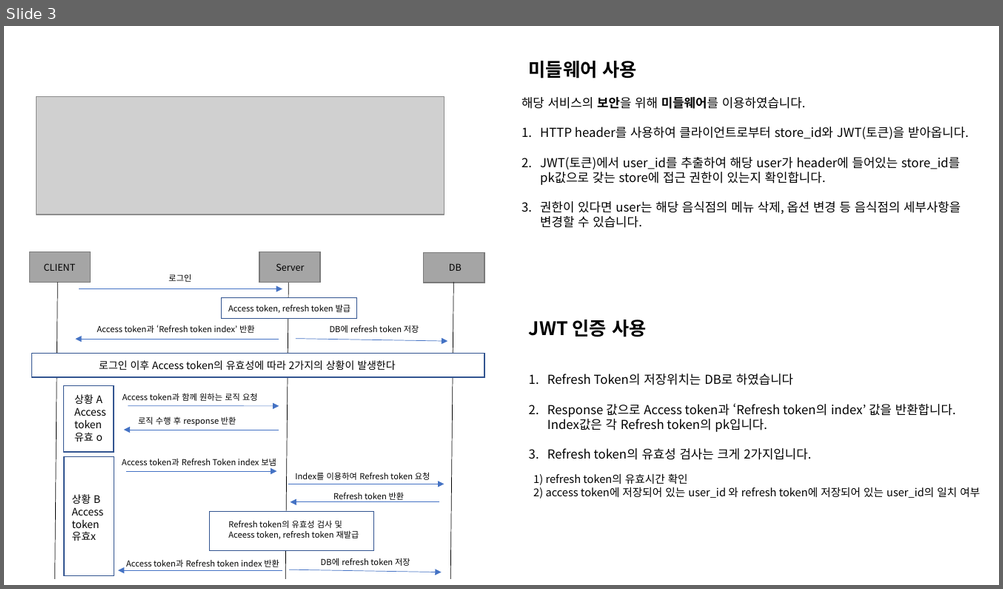
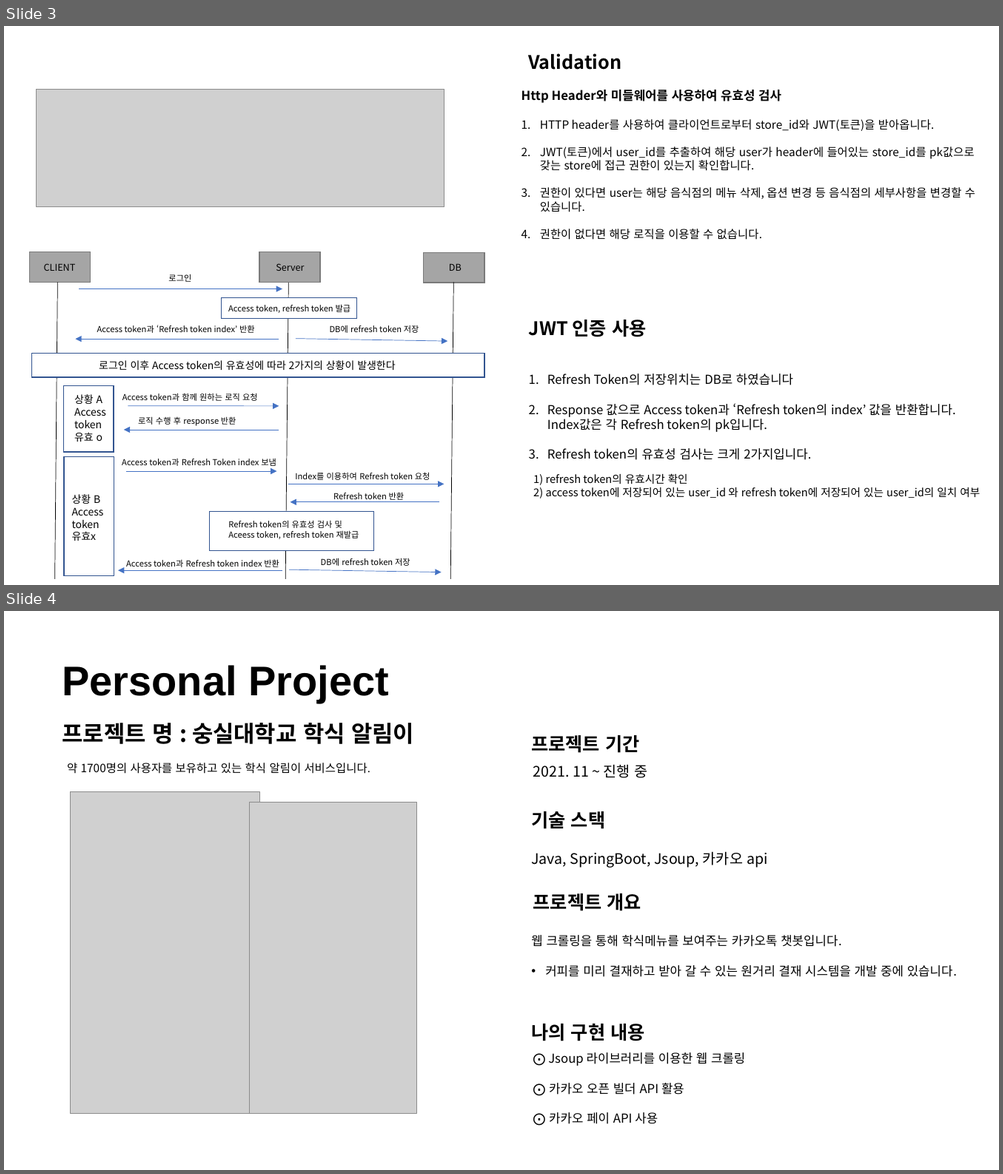
Before and after one commit to ohjinhokor/PortFolio, a slide deck: 오진호 포토폴리오.pptx. Shown one above the other, each under a label of ours: slide 3 before the commit, slides 3 and 4 after it. The pictures are 1003x589 and 1003x1174 pixels, drawn with LibreOffice and Linux fonts; fonts in the diff are those of the drawing; grey boxes stand for pictures; background and template pictures are left out. Boxes give left, top, right and bottom in pixels: in the first picture for what was removed or moved away, otherwise in the second. Text is boxed around its words. In the diff, an @@ line names an element or a change of style, - is before the commit and + after.

Commit message:
카톡 챗봇 포폴에 추가

```diff
--- a/오진호 포토폴리오.pptx
+++ b/오진호 포토폴리오.pptx
@@ slide 4 added at [4, 611, 999, 1170], background #FFFFFF @@
@@ text added at [62, 665, 389, 703], 40 pt, text #000000, bold @@
+Personal Project
@@ text added at [62, 723, 414, 744], 22 pt, text #000000, bold @@
+프로젝트 명 : 숭실대학교 학식 알림이
@@ text added at [531, 735, 639, 753], 18 pt, text #000000, bold @@
+프로젝트 기간
@@ text added at [67, 763, 370, 774], 11 pt, text #000000 @@
+약 1700명의 사용자를 보유하고 있는 학식 알림이 서비스입니다.
@@ text added at [533, 764, 647, 778], 14 pt, text #000000 @@
+2021. 11 ~ 진행 중
@@ picture added at [71, 792, 260, 1114] @@
@@ picture added at [250, 802, 417, 1114] @@
@@ text added at [531, 812, 605, 829], 18 pt, text #000000, bold @@
+기술 스택
@@ text added at [531, 851, 768, 868], 14 pt, text #000000 @@
+Java, SpringBoot, Jsoup, 카카오 api
@@ text added at [533, 894, 641, 911], 18 pt, text #000000, bold @@
+프로젝트 개요
@@ text added at [531, 935, 956, 977], 12 pt, text #000000 @@
+웹 크롤링을 통해 학식메뉴를 보여주는 카카오톡 챗봇입니다.
+• 커피를 미리 결재하고 받아 갈 수 있는 원거리 결재 시스템을 개발 중에 있습니다.
@@ text added at [531, 1023, 644, 1042], 18 pt, text #000000, bold @@
+나의 구현 내용
@@ text added at [548, 1053, 745, 1125], 12 pt, text #000000 @@
+⨀ Jsoup 라이브러리를 이용한 웹 크롤링
+⨀ 카카오 오픈 빌더 API 활용
+⨀ 카카오 페이 API 사용
@@ slide 3 changed as well @@
@@ text at [528, 53, 621, 70]: text changed @@
-미들웨어 사용
+Validation
@@ picture: place and size @@
-picture at [36, 97, 444, 215]
+picture at [36, 90, 444, 207]
@@ text "Http Header와 미들웨어를 사용하여 유효성 ...": place and size @@
-text "Http Header와 미들웨어를 사용하여 유효성 ..." at [521, 97, 968, 228]
+text "Http Header와 미들웨어를 사용하여 유효성 ..." at [521, 90, 975, 240]
@@ text at [521, 90, 781, 103]: text changed; bold on @@
-해당 서비스의 보안을 위해 미들웨어를 이용하였습니다.
+Http Header와 미들웨어를 사용하여 유효성 검사
@@ text at [540, 119, 975, 212]: size 12 to 11 pt in "HTTP header를 사용하여 클라이언트로부터 store_id와 JWT(토큰)을 받아옵니다.", "JWT(토큰)에서 user_id를 추출하여 해당 user가 header에 들어있는 ...", "권한이 있다면 user는 해당 음식점의 메뉴 삭제, ..." @@
@@ text at [540, 229, 762, 240]: paragraph added @@
+4. 권한이 없다면 해당 로직을 이용할 수 없습니다.
```
Also in this commit, not shown: 2 other slides changed, 1 other slide added, 1 slide removed, 1 other file.
